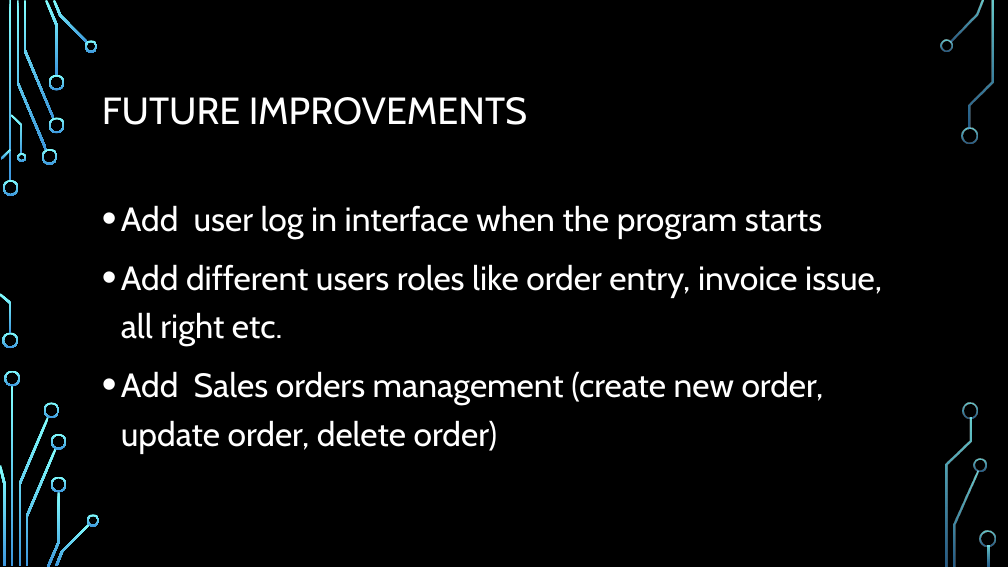
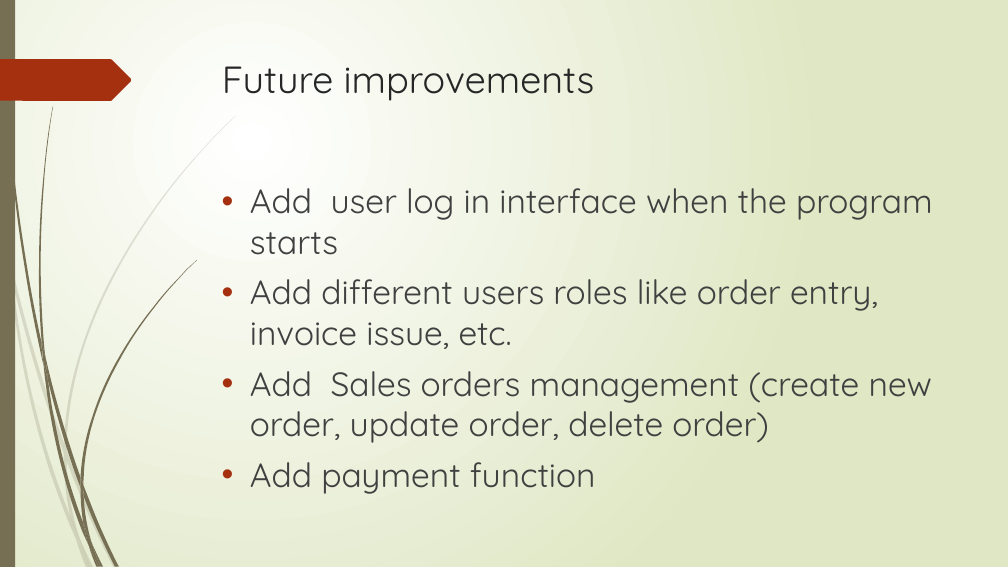
Before and after one commit to zdf22018/project_sales_order_invoicing, a slide deck: slide 15 of Sales Order and invoicing – desktop program.pptx (slide 16 before the commit). Drawn at 1008x567 pixels with LibreOffice and Linux fonts; fonts in the diff are those of the drawing; background and template pictures are left out. Boxes give left, top, right and bottom in pixels: in the first picture for what was removed or moved away, otherwise in the second. Text is boxed around its words. In the diff, an @@ line names an element or a change of style, - is before the commit and + after.

```diff
--- a/Sales Order and invoicing – desktop program.pptx
+++ b/Sales Order and invoicing – desktop program.pptx
@@ background picture (left out) to gradient #FFFFFF to #DFE8C4 @@
@@ rectangle added at [0,0,15,567], fill #766F54 @@
@@ freeform shape added at [0,59,132,101], fill #A53010 @@
@@ title "Future improvements" at [222,66,595,101]: vertical alignment middle to top @@
@@ title at [222,66,595,101]: text changed; font Cabin to Quicksand; text colour #FFFFFF to #262626 @@
-FUTURE IMPROVEMENTS
+Future improvements
@@ text "Add user log in interface ...": place and size @@
-text "Add user log in interface ..." at [121,205,882,454]
+text "Add user log in interface ..." at [250,188,933,494]
@@ text at [250,188,933,443]: font Cabin to Quicksand, text colour #FFFFFF to #404040 in "Add user log in interface when the ...", "Add Sales orders management (create new order, ..."; indent changed; line spacing 1.2 to 1 @@
@@ text at [250,279,878,349]: text changed; font Cabin to Quicksand; text colour #FFFFFF to #404040 @@
-• Add different users roles like order entry, invoice issue, all right etc.
+• Add different users roles like order entry, invoice issue, etc.
@@ fill gradient #82FFFF to #3D97DE to #766F54 in 5 elements at [83,523,101,566], [80,477,83,496], [92,544,104,567], [43,361,88,546], [42,340,48,382] @@
@@ freeform shape: place and size @@
-freeform shape at [0,293,11,333]
+freeform shape at [42,340,48,382]
@@ freeform shape: place and size @@
-freeform shape at [18,417,48,566]
+freeform shape at [43,361,88,546]
@@ fill gradient #82FFFF to #3D97DE to #766F54 at 20% opacity in 3 elements at [67,451,117,567], [64,453,79,538], [64,443,67,461] @@
@@ freeform shape: place and size @@
-freeform shape at [51,434,67,450]
+freeform shape at [64,443,67,461]
@@ freeform shape: place and size @@
-freeform shape at [47,492,60,567]
+freeform shape at [64,453,79,538]
@@ freeform shape: place and size @@
-freeform shape at [26,448,57,566]
+freeform shape at [67,451,117,567]
@@ freeform shape: place and size @@
-freeform shape at [51,476,67,492]
+freeform shape at [80,477,83,496]
@@ text at [250,462,596,494]: paragraph added @@
+• Add payment function
@@ group added at [2,0,197,567]: 7 freeform shapes @@
@@ group added at [0,116,236,567]: 7 freeform shapes @@
@@ freeform shape: place and size @@
-freeform shape at [55,523,90,566]
+freeform shape at [83,523,101,566]
@@ freeform shape: place and size @@
-freeform shape at [87,514,100,526]
+freeform shape at [92,544,104,567]
@@ group removed at [0,0,996,566]: 25 freeform shapes, 3 rectangles @@
```
Also in this commit, not shown: 14 other slides changed, 1 slide added, 2 slides removed, 6 other files.
